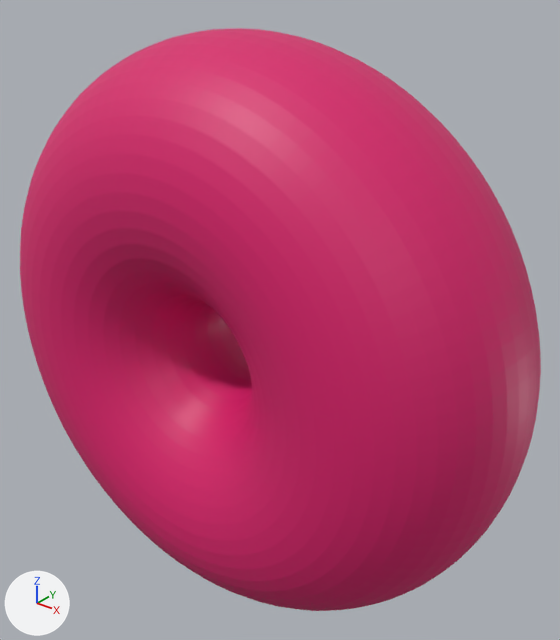
Before and after pictures for a commit that changed the glTF model assets/torus_grid_sweep/torus_R1_r8.glb.
Camera for both pictures: a 50 mm camera at (16.95, -19.4, 13.07) aimed at (0.73, 0.89, 0.49). Lighting does not change. The marker at lower left points along +X, +Y and +Z. The picture after the commit comes second. Where no turn or scale is listed for an object, it has been applied to the vertices.

Objects in the first picture: 'geometry_0'.
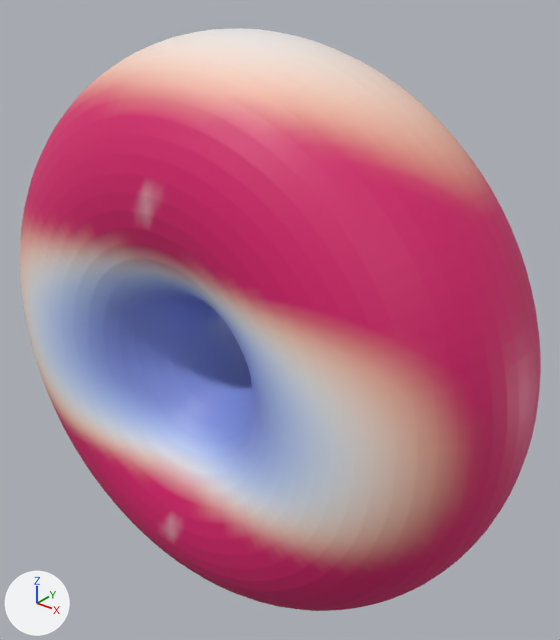
What the commit changed:
me_geometry_0 has 5000 vertices, 10000 faces and spans x -10.7..10.7, y -4.5..4.5, z -10.7..10.7.
me_geometry_0 is used by ob_geometry_0; location (0.0, 0.0, 0.0).
me_geometry_0 part 1: 2972 faces centred in x -5.1..5.1, y -4.4..3.4, z -3.1..3.1 are repainted in the vertex colours; the middle colour goes from pink #da1c6c to blue #8394e1.
me_geometry_0 part 2: 1626 faces centred in x -10.3..10.3, y -4.5..4.5, z -9.3..9.3 are repainted in the vertex colours; the middle colour goes from pink #da1c6c to pink #e4767f.
me_geometry_0 part 3: 1040 faces centred in x -9.3..9.3, y -4.5..4.5, z -10.1..10.1 are repainted in the vertex colours; the middle colour goes from pink #da1c6c to beige #f7cebd.
me_geometry_0 part 4: 1266 faces centred in x -7.9..7.9, y -4.5..4.3, z -10.6..10.6 are repainted in the vertex colours; the middle colour goes from pink #da1c6c to white #ece5ed.

Pixel boxes (x1, y1, x2, y2) of what changed, in the pictures (560 x 640 px):
part 1 of me_geometry_0, recoloured (lighter): (61, 275, 286, 488) in both
part 2 of me_geometry_0, recoloured: (20, 73, 496, 575) in both
part 3 of me_geometry_0, recoloured: (20, 45, 463, 553) in both
part 4 of me_geometry_0, recoloured (pink to white): (22, 28, 384, 536) in both
